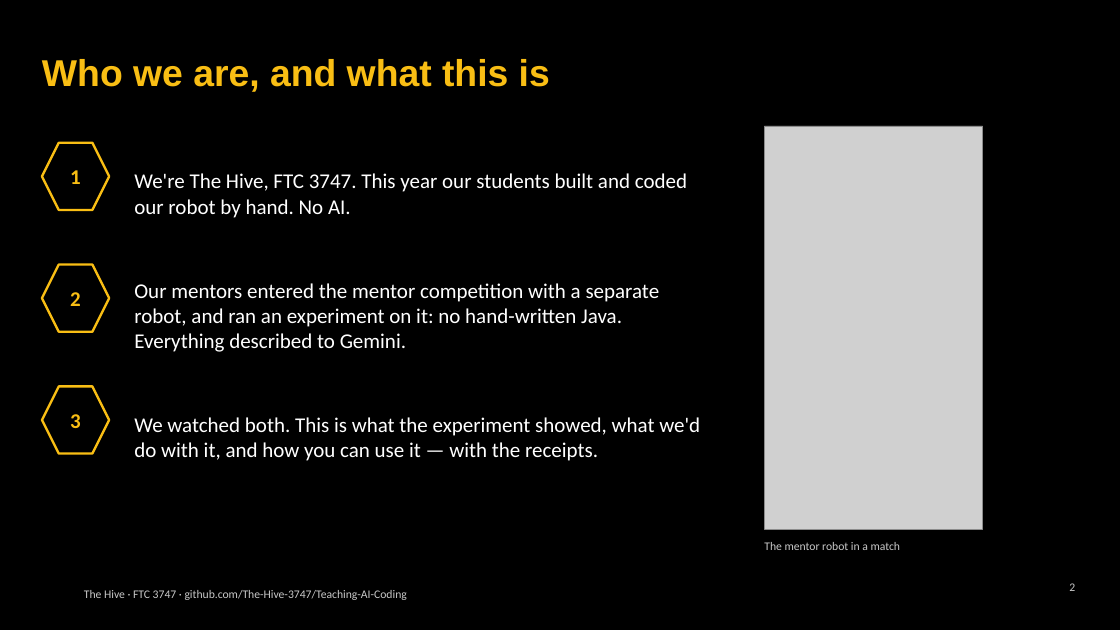
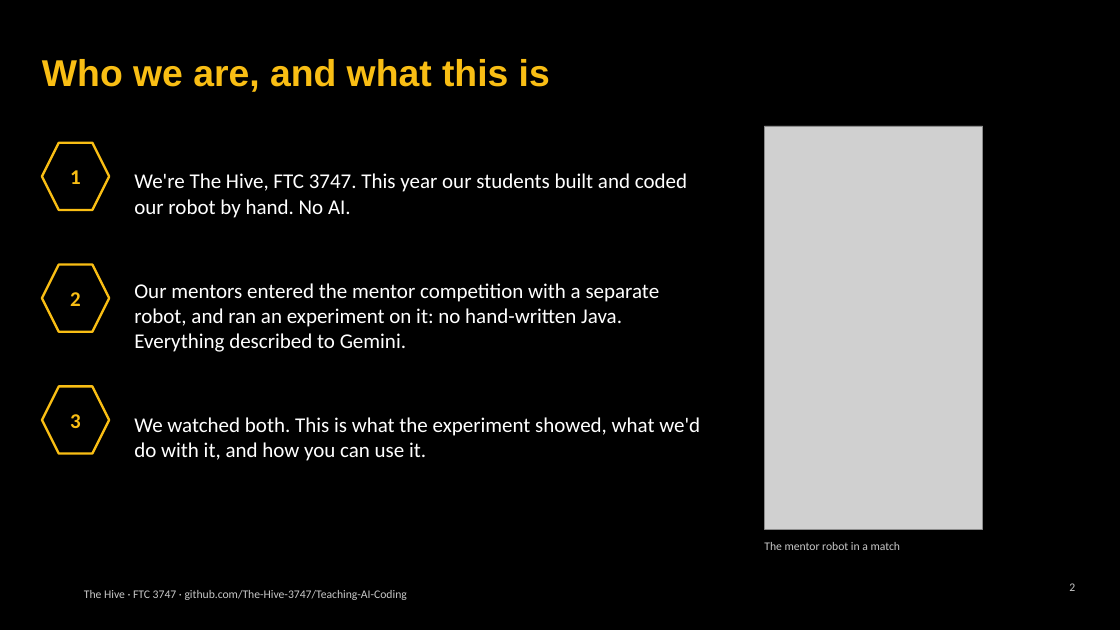
Before and after one commit to The-Hive-3747/Teaching-AI-Coding, a slide deck: slide 2 of slides/kickoff.pptx. Drawn at 1120x630 pixels with LibreOffice and Linux fonts; fonts in the diff are those of the drawing; grey boxes stand for pictures; background and template pictures are left out. Boxes give left, top, right and bottom in pixels: in the first picture for what was removed or moved away, otherwise in the second. Text is boxed around its words. In the diff, an @@ line names an element or a change of style, - is before the commit and + after.

```diff
--- a/slides/kickoff.pptx
+++ b/slides/kickoff.pptx
@@ text at <box>134,417,700,461</box>: text changed @@
-We watched both. This is what the experiment showed, what we'd do with it, and how you can use it — with the receipts.
+We watched both. This is what the experiment showed, what we'd do with it, and how you can use it.
```
Also in this commit, not shown: 2 other slides changed, 3 other files.
